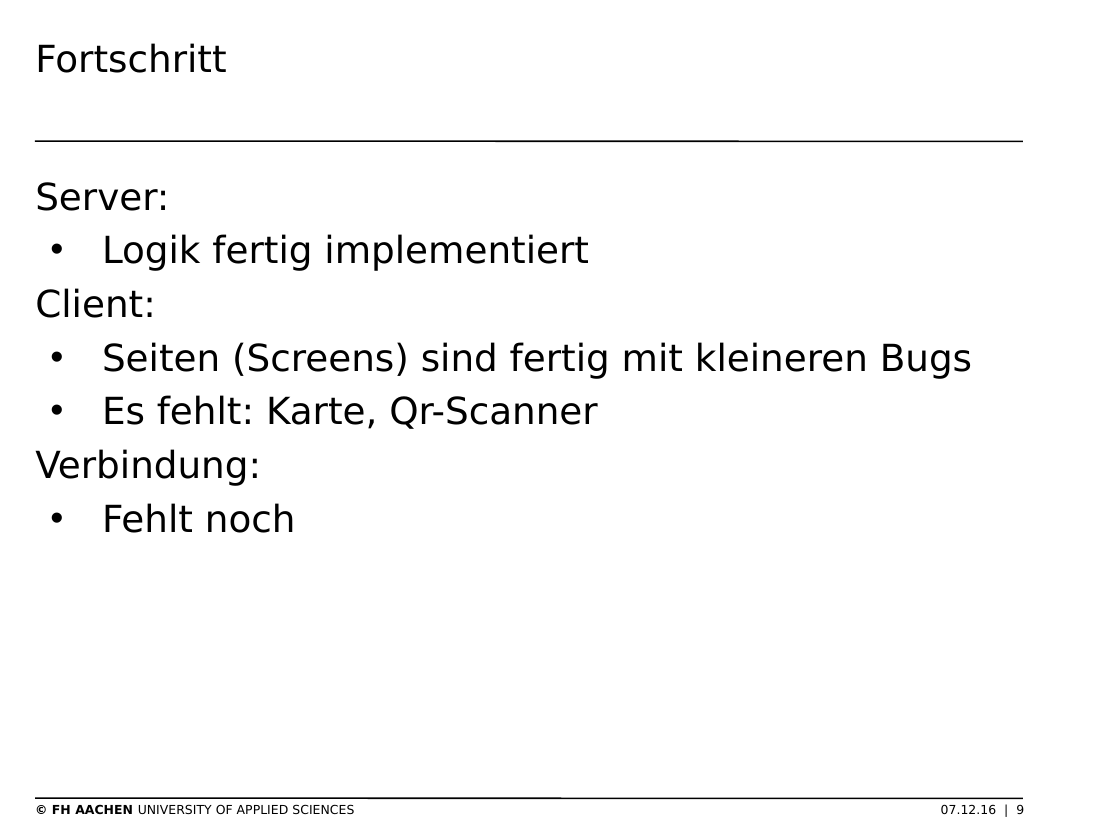
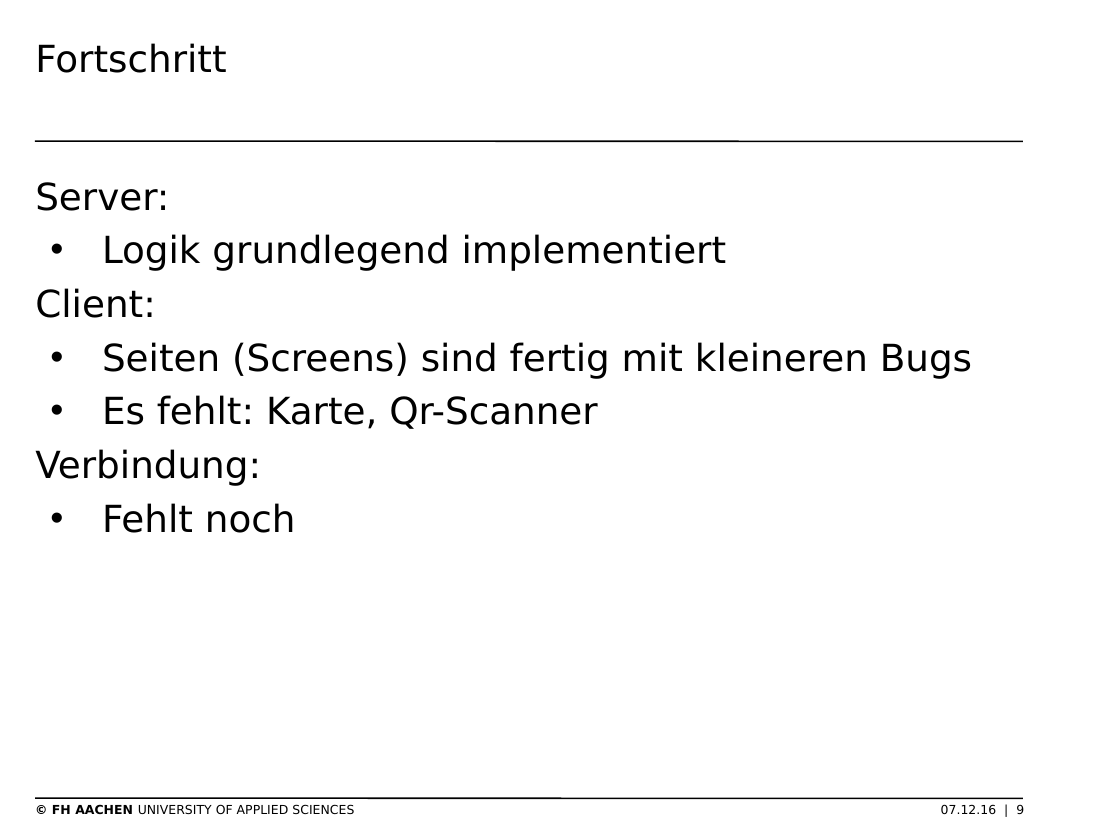
Before and after one commit to thomasgor/swe, a slide deck: slide 9 of Dokumente/Coaching/2016-12-07/2016-12-07 Präsentation Projektmgmt.odp. Drawn at 1120x840 pixels with LibreOffice and Linux fonts; fonts in the diff are those of the drawing; background and template pictures are left out. Boxes give left, top, right and bottom in pixels: in the first picture for what was removed or moved away, otherwise in the second. Text is boxed around its words. In the diff, an @@ line names an element or a change of style, - is before the commit and + after.

```diff
--- a/Dokumente/Coaching/2016-12-07/2016-12-07 Präsentation Projektmgmt.odp
+++ b/Dokumente/Coaching/2016-12-07/2016-12-07 Präsentation Projektmgmt.odp
@@ text at bbox=[102, 234, 727, 271]: text changed @@
-• Logik fertig implementiert
+• Logik grundlegend implementiert
```
Also in this commit, not shown: 1 other slide changed, 1 other file.
